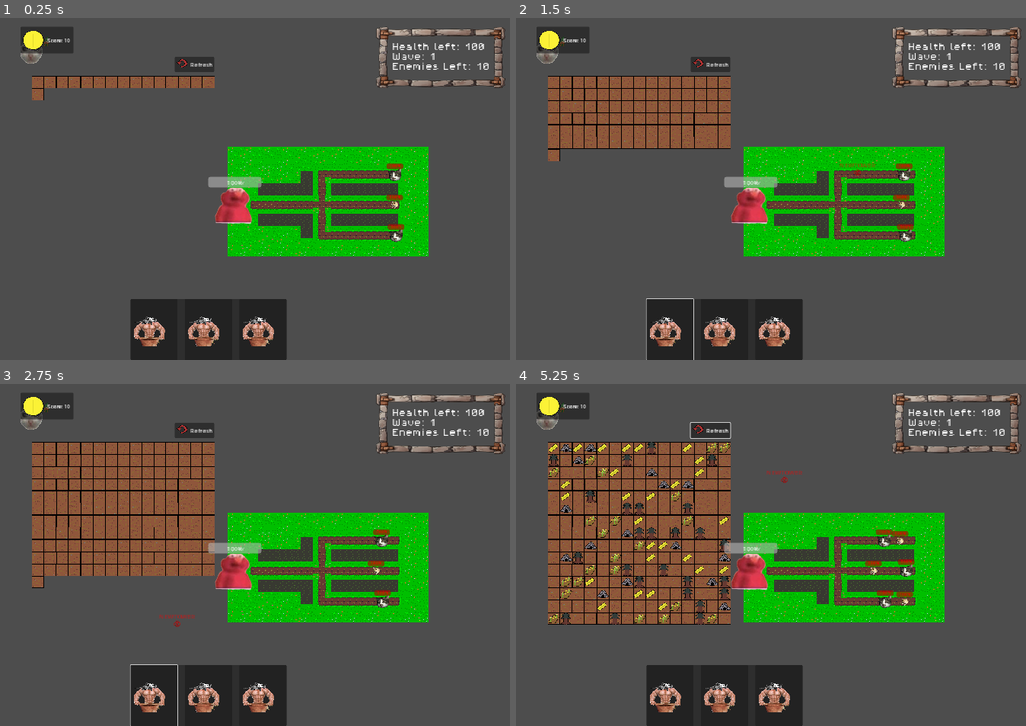
Above: before the commit, frames 1-4 (two rows, left to right).
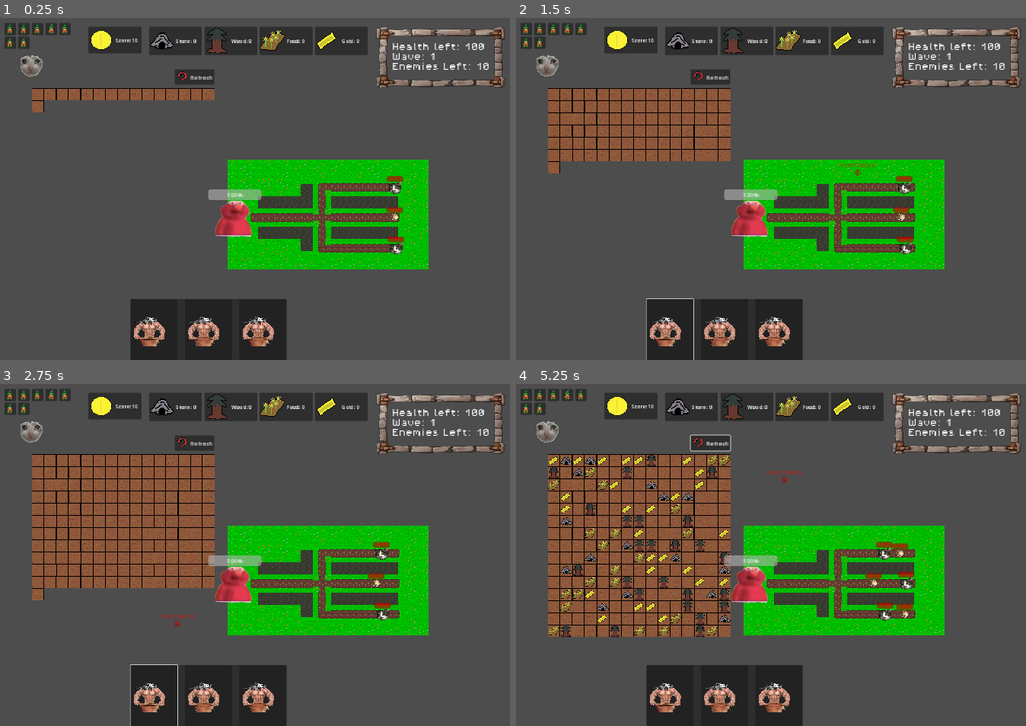
Above: after the commit, the same moments.

Repository: ConstantinBalan/2D_TowerDefense
Game: Godot game, scene res://Scenes/Levels/PlayableLevels/level1.tscn
The game is run twice, just before and just after one commit, with the same random seed, the same clock (stepped at 60 frames per second) and the same inputs. This scene is started directly instead of the project's main scene.
Inputs (mouse positions are in pixels of both pictures, inside the frame that each line leads up to):
- Up to frame 1 (0.25 s): no input
- Up to frame 2 (1.5 s): click (669, 329) at 0.5 s; tap Enter (ui_accept) at 1.25 s; move the mouse to (857, 171) at 1.27 s; hold D (MoveRight) from 1.28 s (still down); click (857, 171) at 1.42 s
- Up to frame 3 (2.75 s): tap Enter (ui_accept) at 1.52 s; release D (MoveRight) at 2 s; drag from (86, 572) to (178, 623) at 2.02 s
- Up to frame 4 (5.25 s): click (725, 695) at 2.75 s; click (781, 695) at 3.5 s; click "Refresh" at 4.25 s; move the mouse to (786, 479) at 5.02 s; hold D (MoveRight) from 5.03 s (still down); click (786, 479) at 5.17 s

The runs differ from the first frame. In frame 1, 18% of the frame differs, in the area x 0-85%, y 1-74%; in frame 2, 19%; in frame 3, 20%; in frame 4, 25%.

Commit message:
Added container for number of gatherers and animations

Diff:
--- a/Scenes/Levels/PlayableLevels/level1.tscn
+++ b/Scenes/Levels/PlayableLevels/level1.tscn
@@ -6,11 +6,28 @@
 [ext_resource type="PackedScene" uid="uid://do1jb8s08qoeo" path="res://Scenes/UI/BuildTowerButton.tscn" id="4_07sth"]
 [ext_resource type="PackedScene" uid="uid://ge5q21mo0e6p" path="res://Scenes/UI/pause_menu.tscn" id="5_ks13e"]
 [ext_resource type="Texture2D" uid="uid://brfip5pr3myj5" path="res://Assets/grass_spritesheet.png" id="6_1l28y"]
+[ext_resource type="Texture2D" uid="uid://gx3vpcn0p7d6" path="res://Assets/Resourcetilemap.png" id="6_vhkig"]
 [ext_resource type="PackedScene" uid="uid://cqrbxh3rh0crp" path="res://Scenes/home_base.tscn" id="7_w246s"]
 [ext_resource type="Script" path="res://Scripts/SpawnOnPath.gd" id="8_egdpt"]
 [ext_resource type="PackedScene" uid="uid://gu4ksp2me4jn" path="res://Scenes/Enemy_Types/EnemyPaths/weak_enemy_path.tscn" id="9_ws25o"]
 [ext_resource type="PackedScene" uid="uid://cmk53exapcrso" path="res://Scenes/Enemy_Types/EnemyPaths/strong_enemy_path.tscn" id="10_54o88"]
 [ext_resource type="PackedScene" uid="uid://i0wofou8fnhn" path="res://Scenes/ResourceGenerator.tscn" id="12_2onla"]
+
+[sub_resource type="AtlasTexture" id="AtlasTexture_s341g"]
+atlas = ExtResource("6_vhkig")
+region = Rect2(32, 0, 32, 32)
+
+[sub_resource type="AtlasTexture" id="AtlasTexture_mkxwr"]
+atlas = ExtResource("6_vhkig")
+region = Rect2(64, 0, 32, 32)
+
+[sub_resource type="AtlasTexture" id="AtlasTexture_gp0kv"]
+atlas = ExtResource("6_vhkig")
+region = Rect2(96, 0, 32, 32)
+
+[sub_resource type="AtlasTexture" id="AtlasTexture_brk7j"]
+atlas = ExtResource("6_vhkig")
+region = Rect2(128, 0, 32, 32)
 
 [sub_resource type="TileMapPattern" id="TileMapPattern_fjmtb"]
 tile_data = PackedInt32Array(0, 393216, 2, 65536, 262144, 1, 1, 262144, 1, 65537, 327680, 0, 2, 327680, 0, 65538, 393216, 2)
@@ -104,9 +121,10 @@
 }
 point_count = 2
 
-[node name="Level1" type="Node2D" node_paths=PackedStringArray("canvas_layer")]
+[node name="Level1" type="Node2D" node_paths=PackedStringArray("canvas_layer", "resource_gen")]
 script = ExtResource("1_vv1fx")
 canvas_layer = NodePath("GameUI")
+resource_gen = NodePath("ResourceGenerator")
 
 [node name="GameUI" type="CanvasLayer" parent="."]
 
@@ -114,9 +132,9 @@
 anchors_preset = -1
 anchor_left = 0.202
 anchor_right = 0.202
-offset_left = -20.84
+offset_left = 193.16
 offset_top = 30.0
-offset_right = 146.16
+offset_right = 360.16
 offset_bottom = 114.0
 grow_horizontal = 2
 size_flags_horizontal = 4
@@ -145,6 +163,158 @@
 layout_mode = 2
 size_flags_horizontal = 3
 text = "Coins:"
+vertical_alignment = 1
+
+[node name="StoneContainer" type="PanelContainer" parent="GameUI"]
+anchors_preset = -1
+anchor_left = 0.202
+anchor_right = 0.202
+offset_left = 384.16
+offset_top = 30.0
+offset_right = 551.16
+offset_bottom = 114.0
+grow_horizontal = 2
+size_flags_horizontal = 4
+
+[node name="HBoxContainer" type="HBoxContainer" parent="GameUI/StoneContainer"]
+layout_mode = 2
+
+[node name="VBoxContainer" type="VBoxContainer" parent="GameUI/StoneContainer/HBoxContainer"]
+layout_mode = 2
+size_flags_horizontal = 3
+
+[node name="Control" type="Control" parent="GameUI/StoneContainer/HBoxContainer/VBoxContainer"]
+layout_mode = 2
+size_flags_vertical = 3
+
+[node name="StoneImage" type="TextureRect" parent="GameUI/StoneContainer/HBoxContainer/VBoxContainer"]
+layout_mode = 2
+texture = SubResource("AtlasTexture_s341g")
+expand_mode = 4
+
+[node name="Control2" type="Control" parent="GameUI/StoneContainer/HBoxContainer/VBoxContainer"]
+layout_mode = 2
+size_flags_vertical = 3
+
+[node name="StoneAmountLabel" type="Label" parent="GameUI/StoneContainer/HBoxContainer"]
+unique_name_in_owner = true
+layout_mode = 2
+size_flags_horizontal = 3
+text = "Stone:"
+vertical_alignment = 1
+
+[node name="WoodContainer" type="PanelContainer" parent="GameUI"]
+anchors_preset = -1
+anchor_left = 0.202
+anchor_right = 0.202
+offset_left = 559.16
+offset_top = 30.0
+offset_right = 726.16
+offset_bottom = 119.0
+grow_horizontal = 2
+size_flags_horizontal = 4
+
+[node name="HBoxContainer" type="HBoxContainer" parent="GameUI/WoodContainer"]
+layout_mode = 2
+
+[node name="VBoxContainer" type="VBoxContainer" parent="GameUI/WoodContainer/HBoxContainer"]
+layout_mode = 2
+size_flags_horizontal = 3
+
+[node name="Control" type="Control" parent="GameUI/WoodContainer/HBoxContainer/VBoxContainer"]
+layout_mode = 2
+size_flags_vertical = 3
+
+[node name="WoodImage" type="TextureRect" parent="GameUI/WoodContainer/HBoxContainer/VBoxContainer"]
+layout_mode = 2
+texture = SubResource("AtlasTexture_mkxwr")
+expand_mode = 4
+
+[node name="Control2" type="Control" parent="GameUI/WoodContainer/HBoxContainer/VBoxContainer"]
+layout_mode = 2
+size_flags_vertical = 3
+
+[node name="WoodAmountLabel" type="Label" parent="GameUI/WoodContainer/HBoxContainer"]
+unique_name_in_owner = true
+layout_mode = 2
+size_flags_horizontal = 3
+text = "Wood:"
+vertical_alignment = 1
+
+[node name="FoodContainer" type="PanelContainer" parent="GameUI"]
+anchors_preset = -1
+anchor_left = 0.202
+anchor_right = 0.202
+offset_left = 733.16
+offset_top = 30.0
+offset_right = 900.16
+offset_bottom = 119.0
+grow_horizontal = 2
+size_flags_horizontal = 4
+
+[node name="HBoxContainer" type="HBoxContainer" parent="GameUI/FoodContainer"]
+layout_mode = 2
+
+[node name="VBoxContainer" type="VBoxContainer" parent="GameUI/FoodContainer/HBoxContainer"]
+layout_mode = 2
+size_flags_horizontal = 3
+
+[node name="Control" type="Control" parent="GameUI/FoodContainer/HBoxContainer/VBoxContainer"]
+layout_mode = 2
+size_flags_vertical = 3
+
+[node name="FoodImage" type="TextureRect" parent="GameUI/FoodContainer/HBoxContainer/VBoxContainer"]
+layout_mode = 2
+texture = SubResource("AtlasTexture_gp0kv")
+expand_mode = 4
+
+[node name="Control2" type="Control" parent="GameUI/FoodContainer/HBoxContainer/VBoxContainer"]
+layout_mode = 2
+size_flags_vertical = 3
+
+[node name="FoodAmountLabel" type="Label" parent="GameUI/FoodContainer/HBoxContainer"]
+unique_name_in_owner = true
+layout_mode = 2
+size_flags_horizontal = 3
+text = "Food:"
+vertical_alignment = 1
+
+[node name="GoldContainer" type="PanelContainer" parent="GameUI"]
+anchors_preset = -1
+anchor_left = 0.202
+anchor_right = 0.202
+offset_left = 907.16
+offset_top = 30.0
+offset_right = 1074.16
+offset_bottom = 119.0
+grow_horizontal = 2
+size_flags_horizontal = 4
+
+[node name="HBoxContainer" type="HBoxContainer" parent="GameUI/GoldContainer"]
+layout_mode = 2
+
+[node name="VBoxContainer" type="VBoxContainer" parent="GameUI/GoldContainer/HBoxContainer"]
+layout_mode = 2
+size_flags_horizontal = 3
+
+[node name="Control" type="Control" parent="GameUI/GoldContainer/HBoxContainer/VBoxContainer"]
+layout_mode = 2
+size_flags_vertical = 3
+
+[node name="GoldImage" type="TextureRect" parent="GameUI/GoldContainer/HBoxContainer/VBoxContainer"]
+layout_mode = 2
+texture = SubResource("AtlasTexture_brk7j")
+expand_mode = 4
+
+[node name="Control2" type="Control" parent="GameUI/GoldContainer/HBoxContainer/VBoxContainer"]
+layout_mode = 2
+size_flags_vertical = 3
+
+[node name="GoldAmountLabel" type="Label" parent="GameUI/GoldContainer/HBoxContainer"]
+unique_name_in_owner = true
+layout_mode = 2
+size_flags_horizontal = 3
+text = "Gold:"
 vertical_alignment = 1
 
 [node name="GameInfoContainer" type="PanelContainer" parent="GameUI"]
@@ -339,16 +509,16 @@
 [node name="Towers" type="Node2D" parent="."]
 
 [node name="Camera2D" type="Camera2D" parent="."]
-position = Vector2(-274, -51)
+position = Vector2(-274, -84)
 zoom = Vector2(1.2, 1.2)
 
 [connection signal="died_to_base" from="HomeBase" to="." method="decrement_enemies_left"]
+[connection signal="enemy_died" from="Paths/TopPath" to="." method="on_enemy_died"]
 [connection signal="enemy_died" from="Paths/TopPath" to="." method="decrement_enemies_left"]
-[connection signal="enemy_died" from="Paths/TopPath" to="." method="on_enemy_died"]
 [connection signal="enemy_spawned" from="Paths/TopPath" to="." method="add_to_spawned_wave"]
+[connection signal="enemy_died" from="Paths/BottomPath" to="." method="on_enemy_died"]
 [connection signal="enemy_died" from="Paths/BottomPath" to="." method="decrement_enemies_left"]
-[connection signal="enemy_died" from="Paths/BottomPath" to="." method="on_enemy_died"]
 [connection signal="enemy_spawned" from="Paths/BottomPath" to="." method="add_to_spawned_wave"]
+[connection signal="enemy_died" from="Paths/MiddlePath" to="." method="on_enemy_died"]
 [connection signal="enemy_died" from="Paths/MiddlePath" to="." method="decrement_enemies_left"]
-[connection signal="enemy_died" from="Paths/MiddlePath" to="." method="on_enemy_died"]
 [connection signal="enemy_spawned" from="Paths/MiddlePath" to="." method="add_to_spawned_wave"]
--- a/Scenes/ResourceGenerator.tscn
+++ b/Scenes/ResourceGenerator.tscn
@@ -1,7 +1,6 @@
-[gd_scene load_steps=7 format=3 uid="uid://i0wofou8fnhn"]
+[gd_scene load_steps=6 format=3 uid="uid://i0wofou8fnhn"]
 
 [ext_resource type="Script" path="res://Scripts/ResourceGenScripts/resource_generator.gd" id="1_x1bb7"]
-[ext_resource type="Texture2D" uid="uid://dlladw1ket5ld" path="res://Assets/gnome.png" id="2_oin21"]
 [ext_resource type="Texture2D" uid="uid://gx3vpcn0p7d6" path="res://Assets/Resourcetilemap.png" id="2_pvble"]
 [ext_resource type="Texture2D" uid="uid://bl02t3tbq4fxg" path="res://Assets/sadcat.png" id="3_uw2ox"]
 
@@ -25,7 +24,6 @@
 script = ExtResource("1_x1bb7")
 tile_map = NodePath("ResourceGathererTileMap")
 gatherers_home = NodePath("GatherersHome")
-gatherer_icon = ExtResource("2_oin21")
 
 [node name="ResourceGathererTileMap" type="TileMap" parent="."]
 unique_name_in_owner = true
--- a/Scenes/gatherer.tscn
+++ b/Scenes/gatherer.tscn
@@ -6,61 +6,54 @@
 [sub_resource type="CapsuleShape2D" id="CapsuleShape2D_6nft6"]
 radius = 8.0
 
-[sub_resource type="Animation" id="Animation_ftgsl"]
+[sub_resource type="Animation" id="Animation_7web8"]
 resource_name = "Walk"
-length = 0.5
+length = 0.6
 loop_mode = 1
 tracks/0/type = "value"
 tracks/0/imported = false
 tracks/0/enabled = true
-tracks/0/path = NodePath("Sprite2D:skew")
+tracks/0/path = NodePath("Sprite2D:scale")
+tracks/0/interp = 2
+tracks/0/loop_wrap = true
+tracks/0/keys = {
+"times": PackedFloat32Array(0, 0.3, 0.6),
+"transitions": PackedFloat32Array(1, 1, 1),
+"update": 0,
+"values": [Vector2(1, 1), Vector2(1.5, 0.5), Vector2(1, 1)]
+}
+
+[sub_resource type="Animation" id="Animation_wkmem"]
+length = 0.001
+tracks/0/type = "value"
+tracks/0/imported = false
+tracks/0/enabled = true
+tracks/0/path = NodePath("Sprite2D:scale")
 tracks/0/interp = 1
 tracks/0/loop_wrap = true
 tracks/0/keys = {
-"times": PackedFloat32Array(),
-"transitions": PackedFloat32Array(),
+"times": PackedFloat32Array(0),
+"transitions": PackedFloat32Array(1),
 "update": 0,
-"values": []
+"values": [Vector2(1, 1)]
 }
 tracks/1/type = "value"
 tracks/1/imported = false
 tracks/1/enabled = true
-tracks/1/path = NodePath("Sprite2D:scale")
-tracks/1/interp = 2
+tracks/1/path = NodePath("Sprite2D:position")
+tracks/1/interp = 1
 tracks/1/loop_wrap = true
 tracks/1/keys = {
-"times": PackedFloat32Array(0, 0.2, 0.5),
-"transitions": PackedFloat32Array(1, 0.378929, 1),
+"times": PackedFloat32Array(0),
+"transitions": PackedFloat32Array(1),
 "update": 0,
-"values": [Vector2(1, 1), Vector2(1.6875, 0.375), Vector2(1, 1)]
-}
-tracks/2/type = "value"
-tracks/2/imported = false
-tracks/2/enabled = true
-tracks/2/path = NodePath("Sprite2D:position")
-tracks/2/interp = 1
-tracks/2/loop_wrap = true
-tracks/2/keys = {
-"times": PackedFloat32Array(),
-"transitions": PackedFloat32Array(),
-"update": 0,
-"values": []
-}
-tracks/3/type = "value"
-tracks/3/imported = false
-tracks/3/enabled = true
-tracks/3/path = NodePath("Sprite2D:rotation")
-tracks/3/interp = 1
-tracks/3/loop_wrap = true
-tracks/3/keys = {
-"times": PackedFloat32Array(0, 0.0736725, 0.2, 0.5),
-"transitions": PackedFloat32Array(1, 1, 1, 1),
-"update": 0,
-"values": [0.0, 0.148353, -0.148353, -1.76851e-08]
+"values": [Vector2(0, 0)]
 }
 
-[sub_resource type="Animation" id="Animation_dm0te"]
-length = 0.001
+[sub_resource type="Animation" id="Animation_asb0j"]
+resource_name = "Gather"
+length = 0.5
+loop_mode = 1
 tracks/0/type = "value"
 tracks/0/imported = false
 tracks/0/enabled = true
@@ -68,40 +61,17 @@
 tracks/0/interp = 1
 tracks/0/loop_wrap = true
 tracks/0/keys = {
-"times": PackedFloat32Array(0),
-"transitions": PackedFloat32Array(1),
+"times": PackedFloat32Array(0, 0.1, 0.2, 0.3, 0.4, 0.5),
+"transitions": PackedFloat32Array(1, 1, 1, 1, 1, 1),
 "update": 0,
-"values": [Vector2(1, 0)]
-}
-tracks/1/type = "value"
-tracks/1/imported = false
-tracks/1/enabled = true
-tracks/1/path = NodePath("Sprite2D:scale")
-tracks/1/interp = 1
-tracks/1/loop_wrap = true
-tracks/1/keys = {
-"times": PackedFloat32Array(0),
-"transitions": PackedFloat32Array(1),
-"update": 0,
-"values": [Vector2(1, 1)]
-}
-tracks/2/type = "value"
-tracks/2/imported = false
-tracks/2/enabled = true
-tracks/2/path = NodePath("Sprite2D:rotation")
-tracks/2/interp = 1
-tracks/2/loop_wrap = true
-tracks/2/keys = {
-"times": PackedFloat32Array(0),
-"transitions": PackedFloat32Array(1),
-"update": 0,
-"values": [0.0]
+"values": [Vector2(0, 0), Vector2(2, -2), Vector2(-2, 2), Vector2(-2, -2), Vector2(2, 2), Vector2(0, 0)]
 }
 
-[sub_resource type="AnimationLibrary" id="AnimationLibrary_msa1r"]
+[sub_resource type="AnimationLibrary" id="AnimationLibrary_qghqr"]
 _data = {
-"RESET": SubResource("Animation_dm0te"),
-"Walk": SubResource("Animation_ftgsl")
+"Gather": SubResource("Animation_asb0j"),
+"RESET": SubResource("Animation_wkmem"),
+"Walk": SubResource("Animation_7web8")
 }
 
 [node name="Gatherer" type="CharacterBody2D"]
@@ -115,21 +85,18 @@
 disabled = true
 
 [node name="Sprite2D" type="Sprite2D" parent="."]
-position = Vector2(1, 0)
 texture = ExtResource("1_hxfeq")
 
 [node name="GatherProgress" type="ProgressBar" parent="."]
 unique_name_in_owner = true
-modulate = Color(0.0313726, 1, 0, 1)
-offset_left = -19.0
-offset_top = -24.0
-offset_right = 19.0
-offset_bottom = -19.0
-value = 22.0
+offset_left = -40.0
+offset_top = -45.0
+offset_right = 40.0
+offset_bottom = -18.0
 rounded = true
-show_percentage = false
+fill_mode = 1
 
 [node name="AnimationPlayer" type="AnimationPlayer" parent="."]
 libraries = {
-"": SubResource("AnimationLibrary_msa1r")
+"": SubResource("AnimationLibrary_qghqr")
 }
--- /dev/null
+++ b/Scenes/gatherer_icon.tscn
@@ -0,0 +1,17 @@
+[gd_scene load_steps=3 format=3 uid="uid://bnt2l3prfuu6x"]
+
+[ext_resource type="Script" path="res://Scripts/gatherer_icon.gd" id="1_pp4wg"]
+[ext_resource type="Texture2D" uid="uid://dlladw1ket5ld" path="res://Assets/gnome.png" id="1_sylod"]
+
+[node name="TextureRect" type="TextureRect"]
+offset_right = 32.0
+offset_bottom = 32.0
+scale = Vector2(0.5, 0.5)
+texture = ExtResource("1_sylod")
+script = ExtResource("1_pp4wg")
+
+[node name="Panel" type="Panel" parent="."]
+z_index = -1
+layout_mode = 0
+offset_right = 30.0
+offset_bottom = 32.0
--- a/Scripts/ResourceGenScripts/gatherer.gd
+++ b/Scripts/ResourceGenScripts/gatherer.gd
@@ -11,6 +11,8 @@
 var is_gathering : bool = false
 
 @onready var gather_progress = %GatherProgress
+@onready var anim = $AnimationPlayer
+
 var resource_generator: Node2D
 
 func _ready():
@@ -37,6 +39,7 @@
 		var direction = (target_position - global_position).normalized()
 		velocity = direction * speed
 		move_and_slide()
+		anim.play("Walk")
 		#print("Gatherer position: ", global_position, " target: ", target_position)
 		if global_position.distance_to(target_position) < 5:
 			if target_cell:
@@ -44,6 +47,7 @@
 			else:
 				arrive_at_home()
 	elif target_cell:
+		anim.play("Gather")
 		gather(delta)
 
 func is_available():
@@ -92,6 +96,7 @@
 	gathering_progress = 0
 	target_cell = null
 	is_gathering = false
+	anim.stop()
 	return_to_home()
 
 func return_to_home():
--- a/Scripts/ResourceGenScripts/resource_generator.gd
+++ b/Scripts/ResourceGenScripts/resource_generator.gd
@@ -8,9 +8,11 @@
 @export var tile_map: TileMap
 @export var gatherers_home: Node2D
 #@export var highlight_tile: Vector2i
-@export var gatherer_icon: Texture2D
+@export var gatherer_icon_texture: Texture2D
 var gatherer_icons: Array[Sprite2D] = []
-var housed_gatherers: int = 3
+var housed_gatherers: int = 7
+var max_icons_per_row: int = 5
+var icon_container: Container
 var ground_placed : bool = false
 #var current_highlight: Vector2i = Vector2i(-1, -1)
 var ground_tiles = {
@@ -35,7 +37,7 @@
 	set_process_input(true)
 	spawn_ground()
 	setup_gatherer_icons()
-	spawn_gatherers(3)
+	spawn_gatherers(housed_gatherers)
 	setup_refresh_button()
 
 
@@ -78,16 +80,31 @@
 	#				tile_map.set_cell(1, cell_pos, 0, resource_tiles[resource])
 
 func setup_gatherer_icons():
-	for i in range(housed_gatherers):
-		var icon = Sprite2D.new()
-		icon.texture = gatherer_icon
-		icon.position = gatherers_home.position + Vector2(i * 20, -30)  # Adjust as needed
-		add_child(icon)
-		gatherer_icons.append(icon)
+	icon_container = Container.new()
+	icon_container.set_anchors_preset(Control.PRESET_CENTER_TOP)
+	icon_container.position = gatherers_home.position + Vector2(-80, -60)
+	icon_container.custom_minimum_size = Vector2(16, 16)
+
+	var grid = GridContainer.new()
+	grid.columns = max_icons_per_row
+	grid.set_anchors_preset(Control.PRESET_CENTER)
+	icon_container.add_child(grid)
+	gatherers_home.add_child(icon_container)
+	update_gatherer_icons()
 
 func update_gatherer_icons():
-	for i in range(gatherer_icons.size()):
-		gatherer_icons[i].visible = i < housed_gatherers
+	var grid = icon_container.get_child(0) as GridContainer
+	# Remove excess icons
+	while grid.get_child_count() > housed_gatherers:
+		var child = grid.get_child(grid.get_child_count() - 1)
+		grid.remove_child(child)
+		child.queue_free()
+
+	# Add missing icons
+	while grid.get_child_count() < housed_gatherers:
+		var icon = preload("res://Scenes//gatherer_icon.tscn").instantiate()
+		#icon.texture = gatherer_icon_texture
+		grid.add_child(icon)
 
 func spawn_gatherers(num_gatherers: int):
 	for i in range(num_gatherers):
@@ -104,18 +121,17 @@
 
 	for gatherer in gatherers:
 		if gatherer.is_available():
-			var world_pos = to_global(tile_map.map_to_local(cell_pos))
-			gatherer.move_to(world_pos, cell_pos)
+			var world_pos = tile_map.map_to_local(cell_pos)
+			gatherer.move_to(tile_map.to_global(world_pos), cell_pos)
 			occupied_cells[cell_pos] = gatherer
 			housed_gatherers -= 1
 			update_gatherer_icons()
-			print("Sending gatherer to cell: ", cell_pos, " world position: ", world_pos)
 			break
 
 func flash_red(cell_pos):
 	var original_modulate = tile_map.modulate
 	tile_map.modulate = Color.RED
-	await get_tree().create_timer(0.2).timeout
+	await get_tree().create_timer(0.05).timeout
 	tile_map.modulate = original_modulate
 
 func add_resources(type, amount):
--- a/Scripts/game.gd
+++ b/Scripts/game.gd
@@ -5,11 +5,16 @@
 @onready var wave_label = %WaveLabel
 @onready var enemies_left_label = %EnemiesLeftLabel
 @onready var coin_amount_label = %CoinAmountLabel
+@onready var stone_amount_label = %StoneAmountLabel
+@onready var wood_amount_label = %WoodAmountLabel
+@onready var food_amount_label = %FoodAmountLabel
+@onready var gold_amount_label = %GoldAmountLabel
 @onready var defense_level = $"."
 @onready var tile_map = $TowerDefenseTileMap
 @onready var towers = $Towers
 @onready var pause_menu = %PauseMenu
 @export var canvas_layer: CanvasLayer
+@export var resource_gen : Node2D
 #-------------------------------------
 var TowerScene: PackedScene
 var TowerSceneName : String
@@ -84,6 +89,10 @@
 func _update_labels():
 	base_life_label.text = "Health left: " + str(home_base.health)
 	coin_amount_label.text = "Score: " + str(cur_level_coins)
+	stone_amount_label.text = "Stone: " + str(resource_gen.resource_totals["stone"])
+	wood_amount_label.text = "Wood: " + str(resource_gen.resource_totals["wood"])
+	food_amount_label.text = "Food: " + str(resource_gen.resource_totals["food"])
+	gold_amount_label.text = "Gold: " + str(resource_gen.resource_totals["gold"])
 	wave_label.text = "Wave: " + str(cur_level_wave)
 	enemies_left_label.text = "Enemies Left: " + str(enemies_left_for_wave)
 
--- /dev/null
+++ b/Scripts/gatherer_icon.gd
@@ -0,0 +1,5 @@
+extends TextureRect
+
+
+func _ready():
+	custom_minimum_size = Vector2(10, 10)
Not shown: 1 places in Scenes/Levels/PlayableLevels/level1.tscn that only renumber resources
Not shown: 1 places in Scenes/gatherer.tscn that only renumber resources
